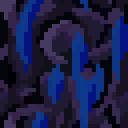
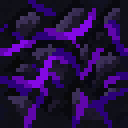
Layer changes from the first 128px x 128px image to the second:
renamed "Layer 2" to "crying_obsidian", painted on it over (0, 0, 128, 128)
removed layer "Layer 1" over (0, 0, 128, 128)
added layer "Obsidian" over (0, 0, 128, 128)
